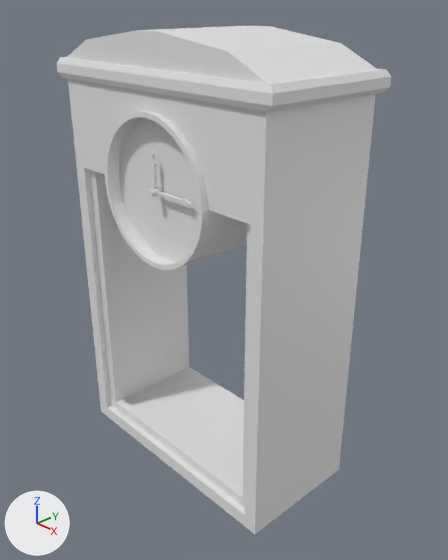
Renders of the Blender file Assembly2020/media/clock.blend from each side of a commit.
Before and after are seen from a 50 mm lens placed at (6.59, -5.91, 4.11), pointed at (0.23, 0.07, 0.12). Arrows for +X, +Y and +Z are at lower left; the lights stay in place.

The first picture shows 'Clock', 'Minutehand'.
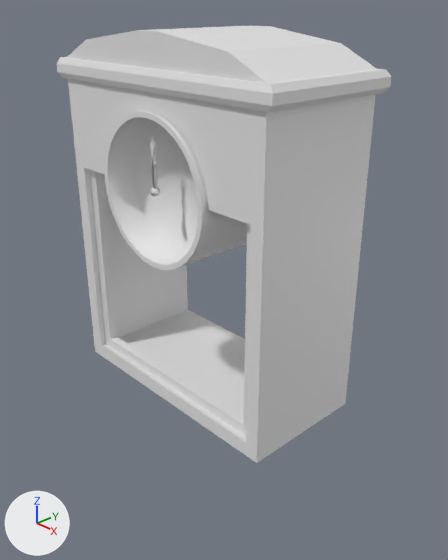
Where the change shows, as pixel boxes (x1, y1, x2, y2) in the pictures (448 x 560 px; the box of a moved part takes in the faces that stretch with it):
'Clock', reshaped (14% shorter)
    before: (57, 26, 391, 534)
    after: (57, 26, 391, 463)
'Minutehand', turned
    before: (157, 191, 191, 205)
    after: (150, 137, 157, 189)
part 1 of me_cube_001, moved or reshaped
    before: (116, 118, 243, 498)
    after: (111, 118, 244, 425)
part 2 of me_cube_001, shading changed
    both: (107, 111, 221, 263)

What changed in the scene script:
```text
Change me_cube_001:
    used by ob_clock; location = (0.0, 0.0, 0.0)
    remove me_cube_001.from_pydata(...)  # 294 vertices, 262 faces, 4 loose edges; spans x -2.17..2.17, y -1.09..1.07, z -3.01..3.73
    add me_cube_001.from_pydata(...)  # 325 vertices, 294 faces, 4 loose edges; spans x -2.17..2.17, y -1.09..1.07, z -1.69..3.73
    me_cube_001 part 1
    1 vertex is removed from x 1.66, y -0.83, z -2.63
    127 faces are deleted
    32 vertices in x -0.06..0.05, y -1.09, z 1.64..1.75 move by (0.0, 0.06, 0.0)
    32 vertices in x -0.06..0.05, y -0.89, z 1.64..1.75 move by (0.0, -0.06, 0.0)
    14 vertices in x -2.02..2.02, y -1.0..1.0, z -3.01..-2.63 move by (0.0, 0.0, 1.32)
    6 vertices in x -1.79..-1.63, y -1.0..1.0, z -2.78 move by (0.0, 0.0, 1.31)
    32 new vertices lie (0.0, 0.27, 0.0) away from vertices in x -1.0..1.0, y -0.89, z 0.7..2.7
    89 new faces join them
    70 new faces join them, smooth
    me_cube_001 part 2: 118 kept faces spanning x -1.79..1.81, y -1.09..1.0, z -1.47..2.77 are now shaded smooth
Change ob_minutehand:
    ob_minutehand.rotation_euler: (0.0, 1.571, 0.0) -> (0.0, 0.0, 0.0)  # degrees (0, 90, 0) -> degrees (0, 0, 0)
```
